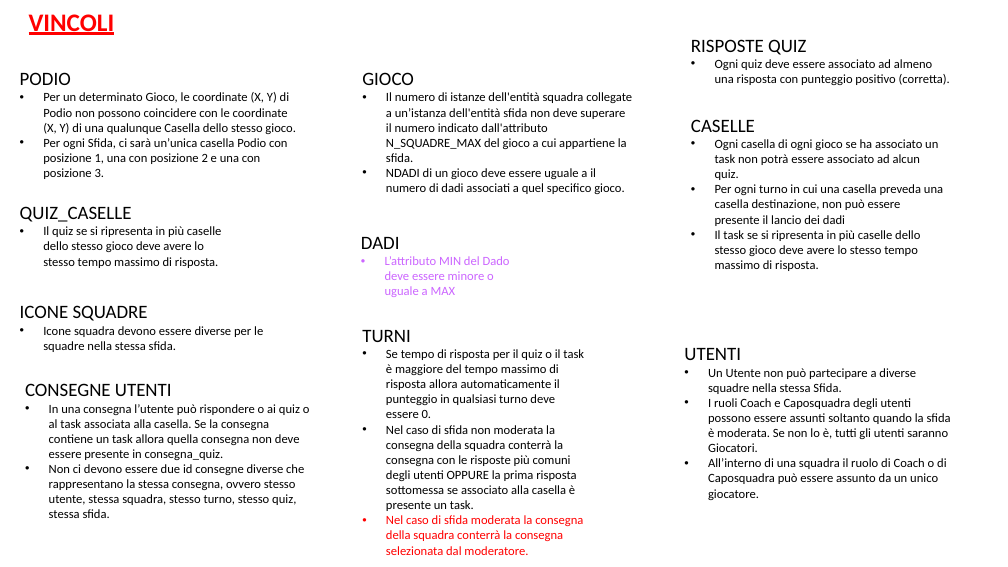
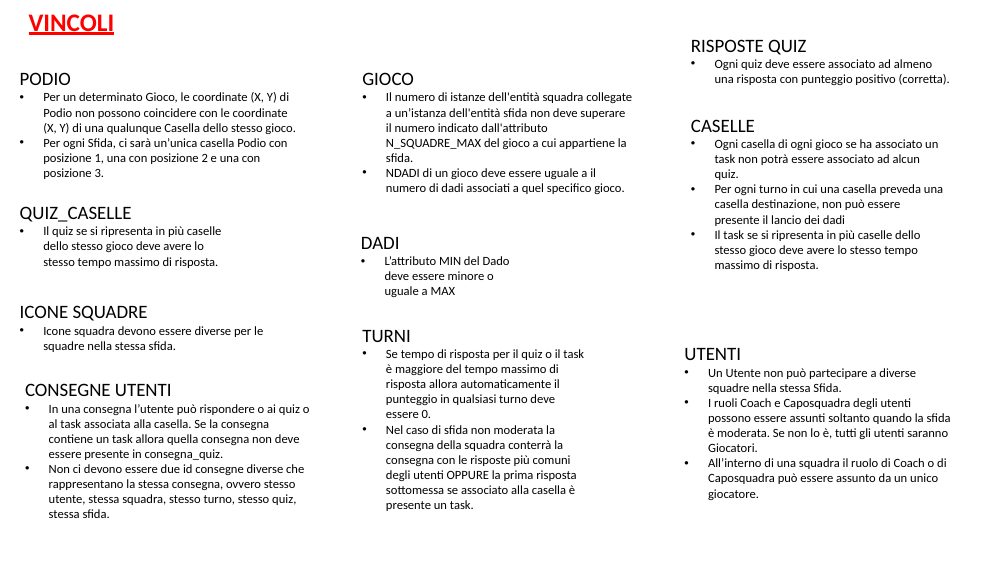
Before and after one commit to DavideGit-cs/BD_Progetto_Gruppo11, a slide deck: slide 4 of Vincoli_Domini_BDProgetto_finale.pptx. Drawn at 1008x567 pixels with LibreOffice and Linux fonts; fonts in the diff are those of the drawing. Boxes give left, top, right and bottom in pixels: in the first picture for what was removed or moved away, otherwise in the second. Text is boxed around its words. In the diff, an @@ line names an element or a change of style, - is before the commit and + after.

```diff
--- a/Vincoli_Domini_BDProgetto_finale.pptx
+++ b/Vincoli_Domini_BDProgetto_finale.pptx
@@ text at (x1=385, y1=256, x2=510, y2=297): text colour #CC66FF to #000000 @@
@@ text at (x1=386, y1=515, x2=583, y2=555): paragraph removed @@
-• Nel caso di sfida moderata la consegna della squadra conterrà la consegna selezionata dal moderatore.
```
Also in this commit, not shown: 6 other slides changed, 1 slide added, 3 other files.
